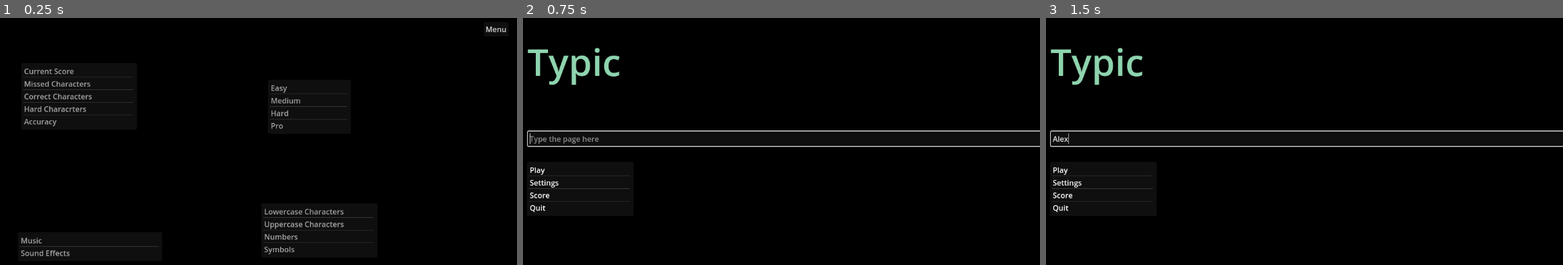
Above: before the commit, frames 1-3 (left to right).
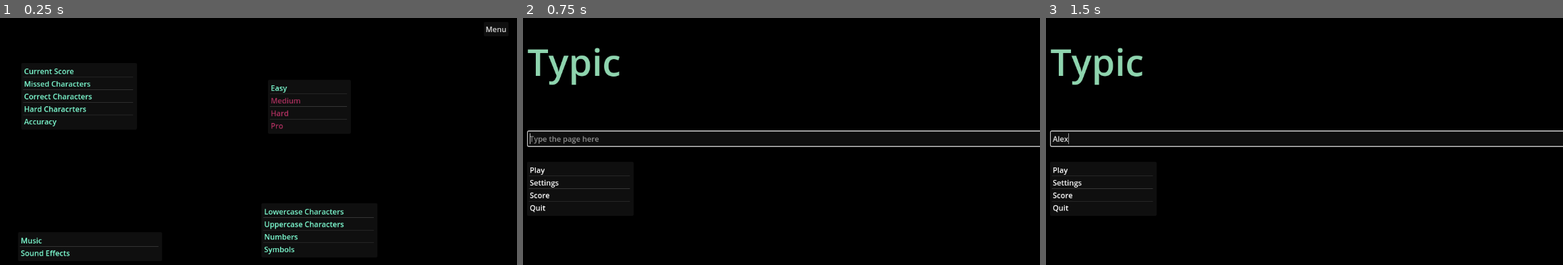
Above: after the commit, the same moments.

Repository: PeytonRobinson487/Typic-Repo
Game: Godot game, scene res://Scenes/settings.tscn
The game is run twice, just before and just after one commit, with the same random seed, the same clock (stepped at 60 frames per second) and the same inputs. This scene is started directly instead of the project's main scene.
Inputs (mouse positions are in pixels of both pictures, inside the frame that each line leads up to):
- Up to frame 1 (0.25 s): no input
- Up to frame 2 (0.75 s): click "Menu" at 0.5 s
- Up to frame 3 (1.5 s): click (1309, 139) at 1.27 s; type "Alex" at 1.35 s

The runs differ from the first frame. In frame 1, 1.3% of the frame differs, in the area x 4-67%, y 20-97%; in frame 2, nothing differs; in frame 3, nothing differs.
Error before the commit: Invalid type in function 'update_button' in base 'Node2D (settings.gd)'. Cannot convert argument 2 from Array to Dictionary. (res://Scripts/settings.gd:123)

Commit message:
Finished Hard Character Generation

Diff:
--- a/Scenes/game.tscn
+++ b/Scenes/game.tscn
@@ -3177,7 +3177,10 @@
 offset_right = 864.0
 offset_bottom = 249.0
 theme_override_font_sizes/normal_font_size = 40
-text = "Hello"
+scroll_active = false
+autowrap_mode = 0
+deselect_on_focus_loss_enabled = false
+drag_and_drop_selection_enabled = false
 
 [node name="Displays" type="Node" parent="."]
 
--- a/Scripts/data.gd
+++ b/Scripts/data.gd
@@ -9,10 +9,10 @@
 var total_correct: int = 0
 var average_accuracy: float = 100.0
 var player_level: int = 1
-var hardest_characters: String = ""
+# odds indexes: characters
+# even indexes: error weight
+var hard_characters: Array = [ "a", 1, "b", 0.6, "c", 0.5 ]
 var longest_streak: int = 0
-# < character: char > : < number_of_times_wrong: float >
-var hard_characters: Dictionary = {}
 
 ## Settings Data
 # Difficulty
@@ -68,8 +68,7 @@
 	file.store_var(total_correct)
 	file.store_var(average_accuracy)
 	file.store_var(player_level)
-	file.store_var(player_level)
-	file.store_var(hardest_characters)
+	file.store_var(hard_characters)
 	file.store_var(longest_streak)
 	file.store_var(difficulty)
 	file.store_var(text_modifiers)
@@ -85,8 +84,7 @@
 		total_correct = file.get_var()
 		average_accuracy = file.get_var()
 		player_level = file.get_var()
-		player_level = file.get_var()
-		hardest_characters = file.get_var()
+		hard_characters = file.get_var()
 		longest_streak = file.get_var()
 		difficulty = file.get_var()
 		text_modifiers = file.get_var()
--- a/Scripts/game.gd
+++ b/Scripts/game.gd
@@ -9,7 +9,7 @@
 # initialization
 func _ready() -> void:
 	data.load_data()
-	text_maker.generate_text(40, data)
+	text_maker.text = text_maker.generate_text(25, data)
 	user_input.grab_focus()
 
 
@@ -30,6 +30,7 @@
 		c_text = c_text.substr(1, c_text.length())
 	else:
 		# incorrect input
+
 		pass
 	user_input.text = ""
 
--- a/Scripts/settings.gd
+++ b/Scripts/settings.gd
@@ -87,9 +87,9 @@
 
 ## Button colors ---------------------------------------------------------------
 # updates either score, sound, or text modifier buttons
-func update_button(index: int, option_array: Dictionary, item_list: ItemList) -> void:
+func update_button(index: int, option_array: Array, item_list: ItemList) -> void:
 	# colors
-	var button_state: bool = option_array.get(index)
+	var button_state: bool = option_array[index]
 	if (button_state):
 		item_list.set_item_custom_fg_color(index, COLOR_ON)
 	else:
--- a/Scripts/text_maker.gd
+++ b/Scripts/text_maker.gd
@@ -60,10 +60,11 @@
 		# 3 - symbols_allowed
 
 		# gets a garunteed true text modifier from the dictionary
-		if (randi() % 2 == 0):
+		if (randi() % 100 < 60):
 			new_text += get_normal_character(filtered_text_modifiers)
 		else:
 			new_text += get_hard_character(filtered_text_modifiers, data)
+		print(new_text)
 	return new_text
 
 # generates a random character from one of the character dictionaries
@@ -76,11 +77,12 @@
 
 	# create sum prefix for chance_pool
 	var sum_prefix: Array
-	var sum: float
-	var i: int = 0;
+	var sum: float = 0.0
+	var i: int = 1;
 	while (i < data.hard_characters.size()):
-		sum += data.hard_characters.get(i)
+		sum += data.hard_characters[i]
 		sum_prefix.push_back(sum)
+		i += 2
 
 	# compare random value and find which key to use
 	var rand: float = randf() * sum_prefix[sum_prefix.size() - 1]
@@ -88,16 +90,4 @@
 	while (i < sum_prefix.size() && rand > sum_prefix[i]):
 		i += 1
 
-	# retrive and return key by reverse-engineering sum_prefix
-	var key_value: float = sum_prefix[i] - sum_prefix[i - 1]
-
-	## DEBUG
-	print("Sum prefix: " + var_to_str(sum_prefix))
-	print("data.hard_characters: " + var_to_str(data.hard_characters))
-	print("rand: " + var_to_str(rand))
-	print("i: " + var_to_str(i))
-	print("key_value: " + var_to_str(key_value))
-	print("value using key_value: " + var_to_str(data.hard_characters.find_key(key_value)))
-	## END DEBUG
-
-	return data.hard_characters.find_key(key_value)
+	return data.hard_characters[i * 2]
Binary file changed: saved_data.txt
